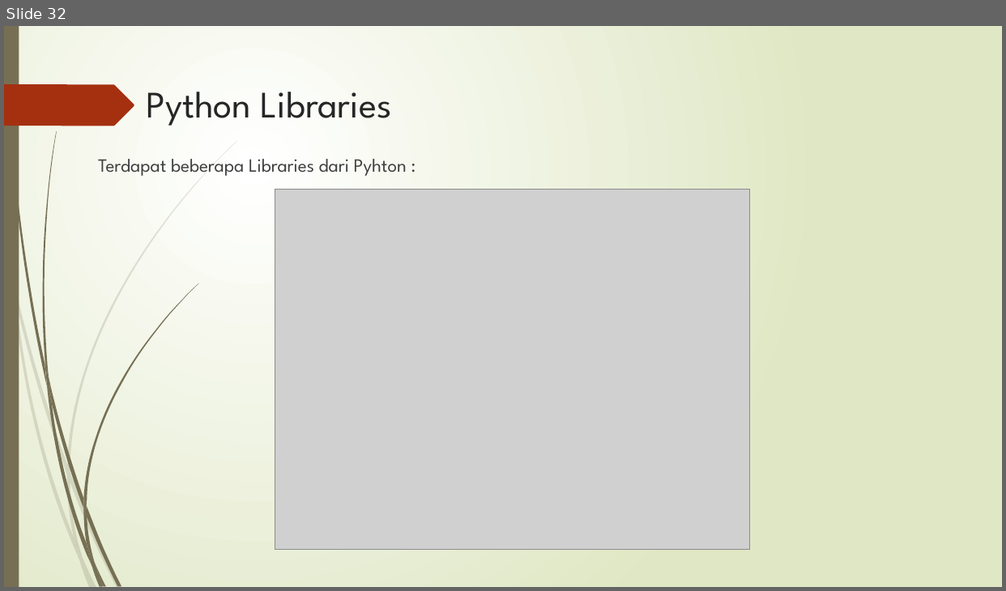
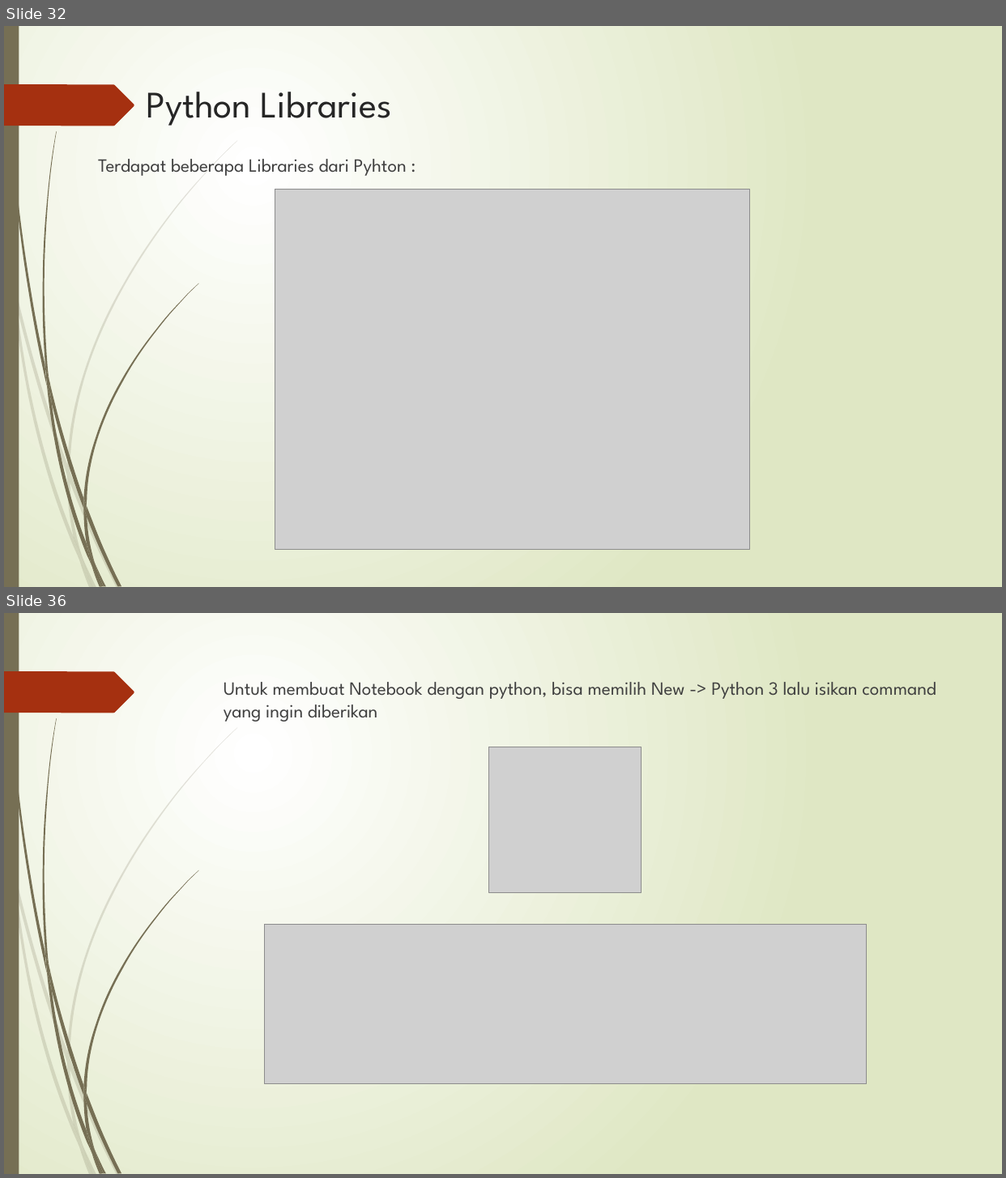
Before and after one commit to givaldonovel/Pengantar-Deep-Learning, a slide deck: Tugas 1/basic python.pptx. Shown one above the other, each under a label of ours: slide 32 before the commit, slides 32 and 36 after it; the slides between them are not shown. The pictures are 1006x591 and 1006x1178 pixels, drawn with LibreOffice and Linux fonts; fonts in the diff are those of the drawing; grey boxes stand for pictures. Boxes give left, top, right and bottom in pixels: in the first picture for what was removed or moved away, otherwise in the second. Text is boxed around its words. In the diff, an @@ line names an element or a change of style, - is before the commit and + after.

```diff
--- a/Tugas 1/basic python.pptx
+++ b/Tugas 1/basic python.pptx
@@ slide 36 added at <box>4,613,1002,1174</box>, background gradient #FFFFFF to #DFE8C4; not listed: 24 template elements that a slide beside it also shows @@
@@ text added at <box>224,682,936,722</box>, 18 pt, text #404040 @@
+Untuk membuat Notebook dengan python, bisa memilih New -> Python 3 lalu isikan command yang ingin diberikan
@@ picture added at <box>489,747,641,893</box> @@
@@ picture added at <box>264,924,867,1084</box> @@
```
Also in this commit, not shown: 4 other slides added.
